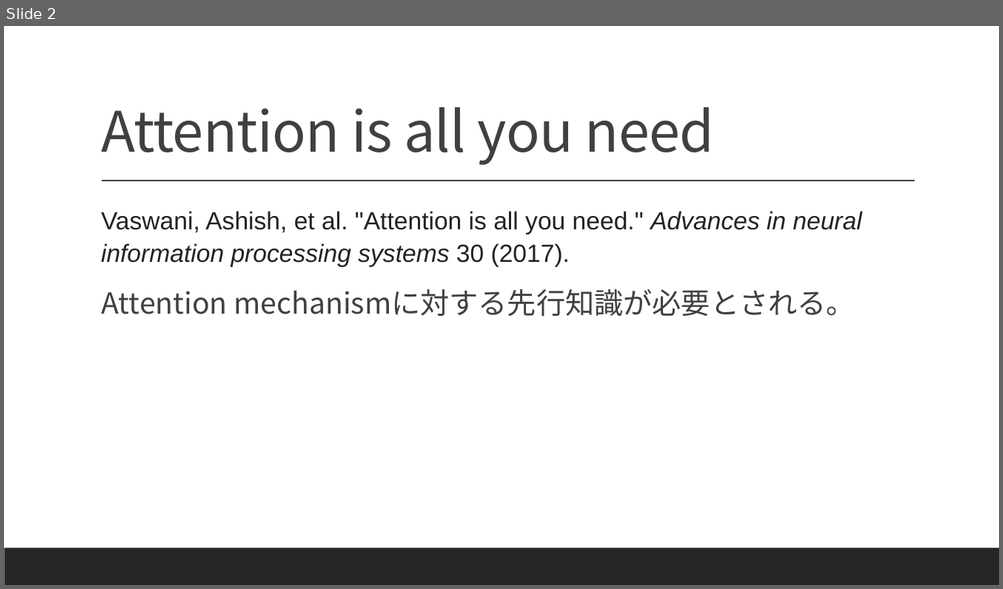
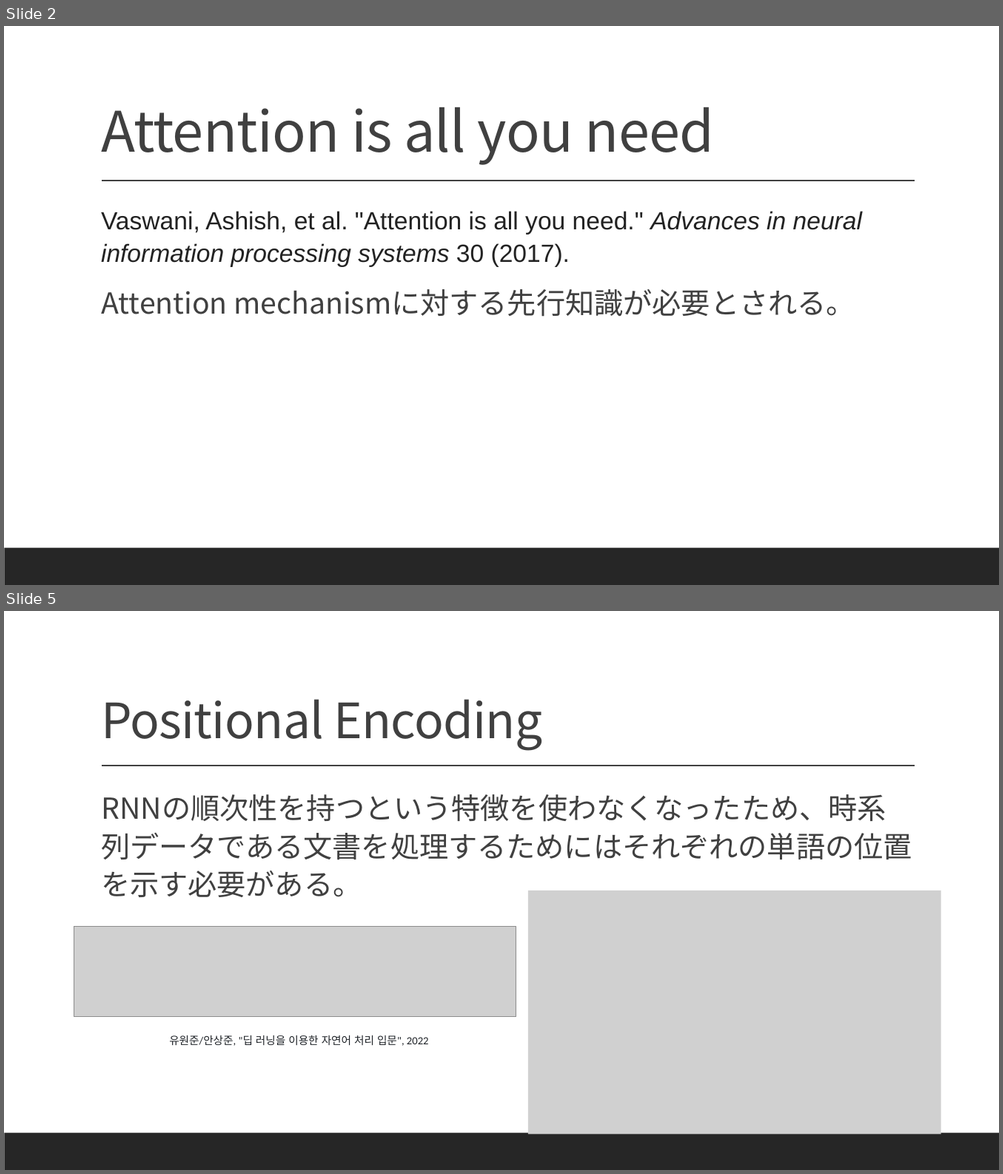
Before and after one commit to Sion1225/Study-Deeplearning-NLP, a slide deck: Presentation/ppt8 Transformer.pptx. Shown one above the other, each under a label of ours: slide 2 before the commit, slides 2 and 5 after it; the slides between them are not shown. The pictures are 1003x589 and 1003x1174 pixels, drawn with LibreOffice and Linux fonts; fonts in the diff are those of the drawing; grey boxes stand for pictures. Boxes give left, top, right and bottom in pixels: in the first picture for what was removed or moved away, otherwise in the second. Text is boxed around its words. In the diff, an @@ line names an element or a change of style, - is before the commit and + after.

```diff
--- a/Presentation/ppt8 Transformer.pptx
+++ b/Presentation/ppt8 Transformer.pptx
@@ slide 5 added at (4,611,999,1170), background #FFFFFF; not listed: 2 template elements that a slide beside it also shows @@
@@ title added at (101,699,542,750), 47 pt, text #404040 @@
+Positional Encoding
@@ text added at (101,795,912,897), 28 pt, text #404040 @@
+  RNNの順次性を持つという特徴を使わなくなったため、時系列データである文書を処理するためにはそれぞれの単語の位置を示す必要がある。
@@ picture added at (528,891,940,1135) @@
@@ picture added at (74,927,516,1017) @@
@@ text added at (169,1036,429,1046), 10.5 pt, text #1F2328 @@
+유원준/안상준, "딥 러닝을 이용한 자연어 처리 입문", 2022
```
Also in this commit, not shown: 1 slide changed, 4 other slides added, 2 slides removed, 1 other file.
